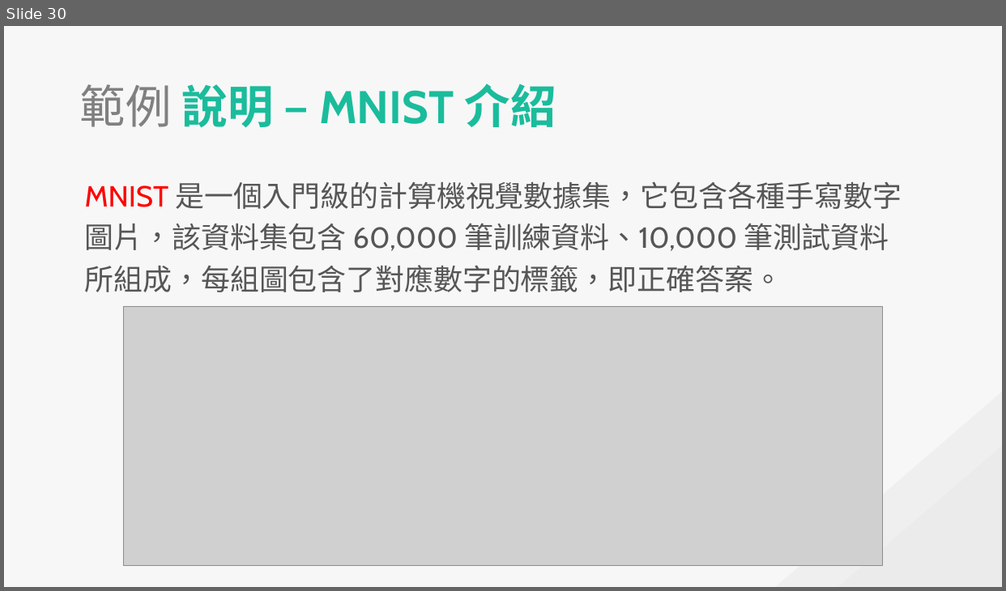
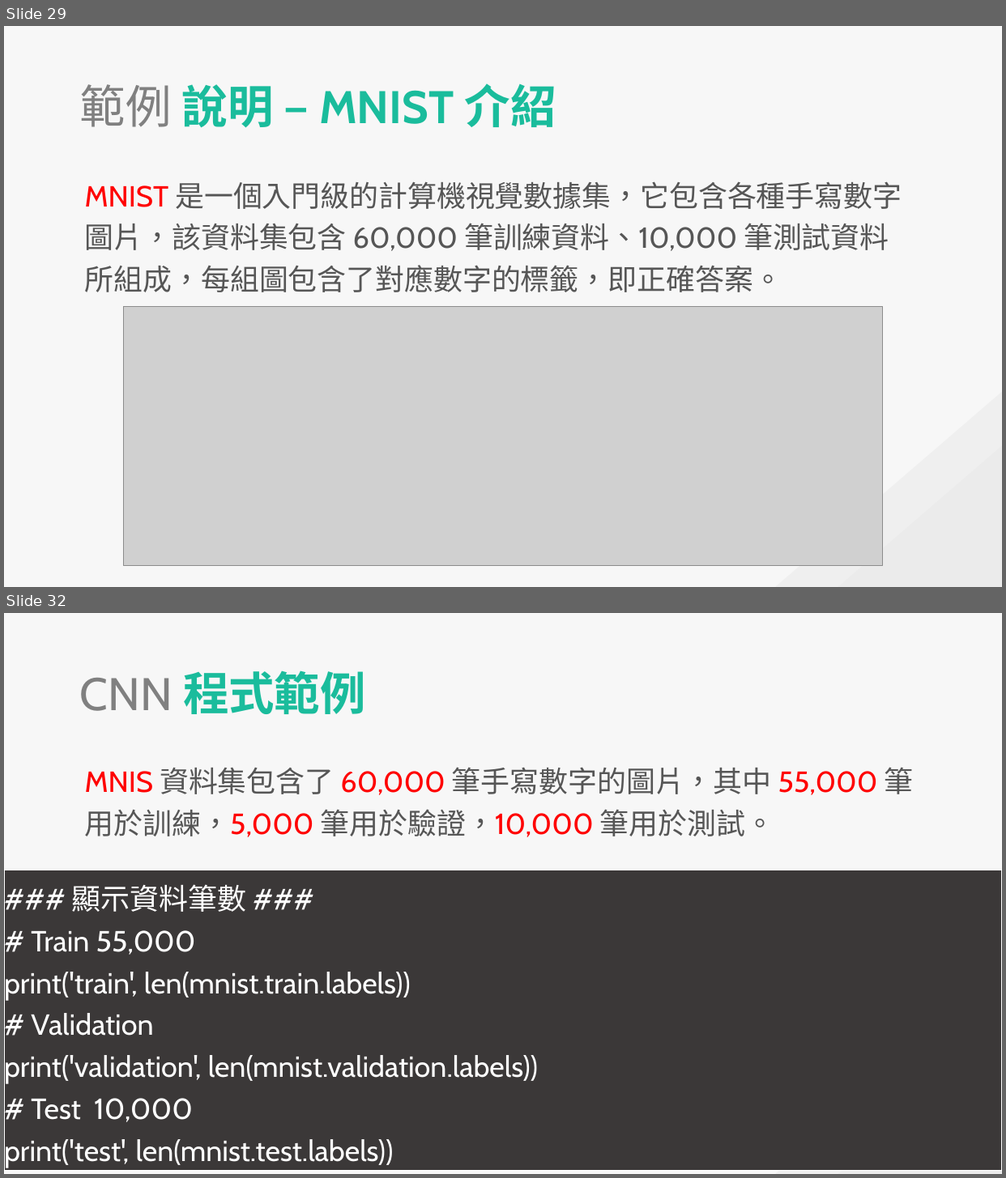
Before and after one commit to explooosion/deep-learn-example, a slide deck: CNN&RNN_20181019.pptx. Shown one above the other, each under a label of ours: slide 30 before the commit, slides 29 and 32 after it; the slides between them are not shown. The pictures are 1006x591 and 1006x1178 pixels, drawn with LibreOffice and Linux fonts; fonts in the diff are those of the drawing; grey boxes stand for pictures. Boxes give left, top, right and bottom in pixels: in the first picture for what was removed or moved away, otherwise in the second. Text is boxed around its words. In the diff, an @@ line names an element or a change of style, - is before the commit and + after.

```diff
--- a/CNN&RNN_20181019.pptx
+++ b/CNN&RNN_20181019.pptx
@@ slide 32 added at bbox=[4, 613, 1002, 1174], background #F7F7F7; not listed: 2 template elements that a slide beside it also shows @@
@@ text added at bbox=[80, 671, 366, 714], 44 pt, text #1ABC9C, bold @@
+CNN 程式範例
@@ text added at bbox=[85, 767, 914, 837], 28 pt, text #565656 @@
+MNIS 資料集包含了 60,000 筆手寫數字的圖片，其中 55,000 筆用於訓練，5,000 筆用於驗證，10,000 筆用於測試。
@@ rectangle added at bbox=[4, 871, 1002, 1171], fill #3B3838, outline #FFFFFF 0.75 pt, 28 pt, text #FFFFFF @@
+### 顯示資料筆數 ###
+# Train 55,000
+print('train', len(mnist.train.labels))
+# Validation
+print('validation', len(mnist.validation.labels))
+# Test 10,000
+print('test', len(mnist.test.labels))
@@ what was slide 30 is now slide 29 @@
```
Also in this commit, not shown: 2 slides changed, 13 other slides added, 17 slides removed.
